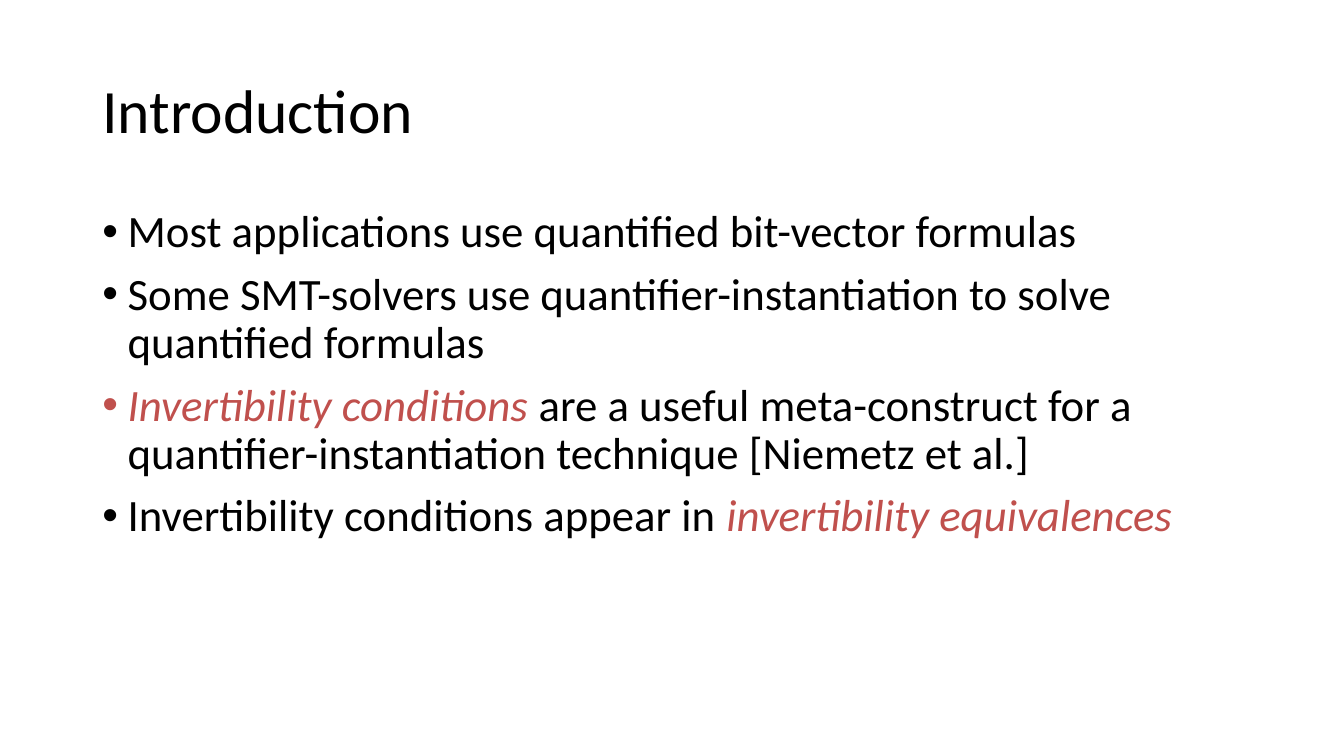
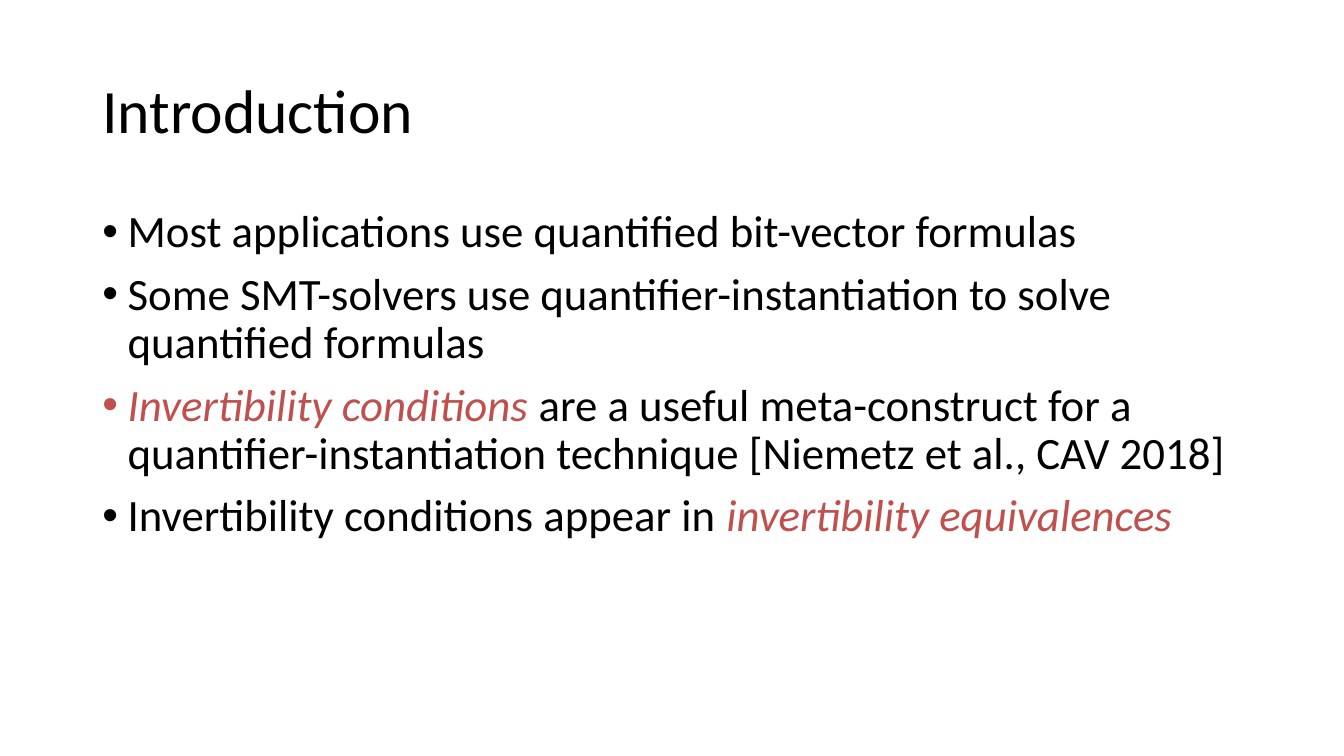
Before and after one commit to arjunvish/pxtp2019presentation, a slide deck: slide 3 of Presentation.pptx. Drawn at 1344x756 pixels with LibreOffice and Linux fonts; fonts in the diff are those of the drawing. Boxes give left, top, right and bottom in pixels: in the first picture for what was removed or moved away, otherwise in the second. Text is boxed around its words. In the diff, an @@ line names an element or a change of style, - is before the commit and + after.

```diff
--- a/Presentation.pptx
+++ b/Presentation.pptx
@@ text at <box>128,390,1225,477</box>: text changed @@
-• Invertibility conditions are a useful meta-construct for a quantifier-instantiation technique [Niemetz et al.]
+• Invertibility conditions are a useful meta-construct for a quantifier-instantiation technique [Niemetz et al., CAV 2018]
```
Also in this commit, not shown: 13 other slides changed.
